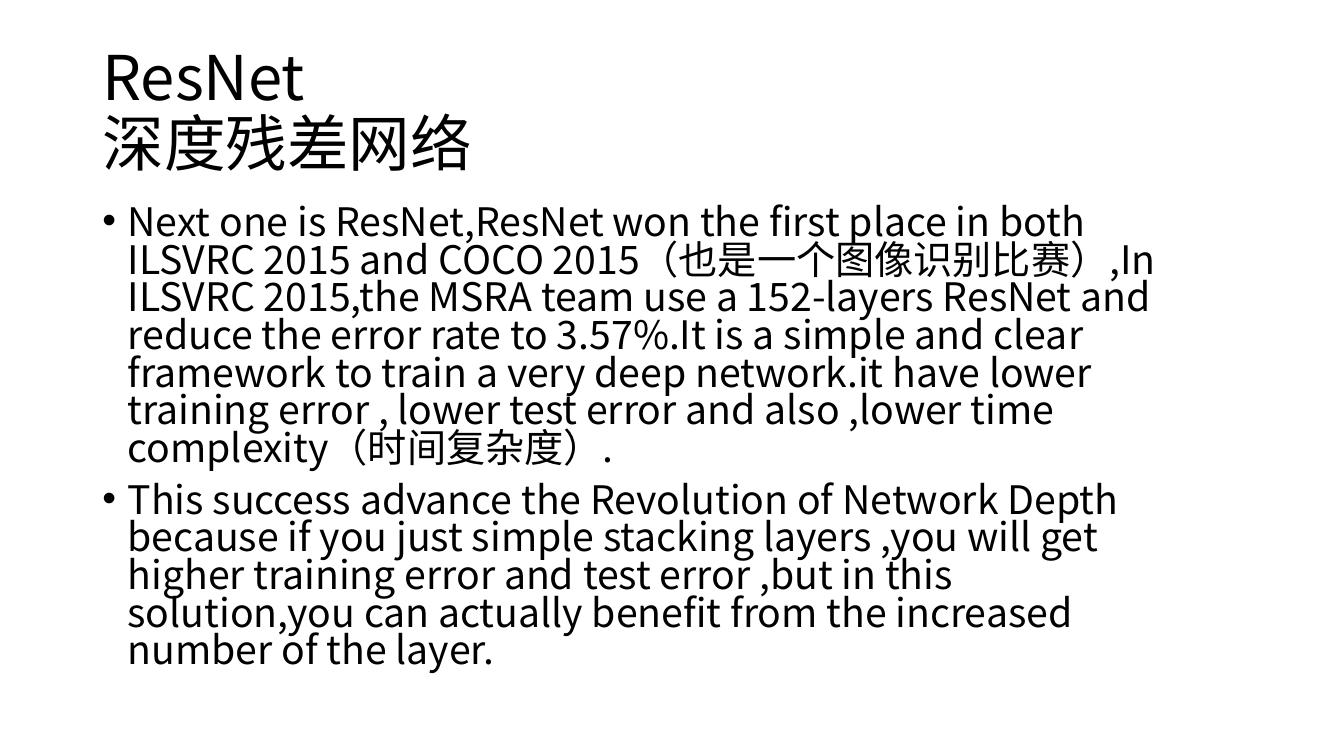
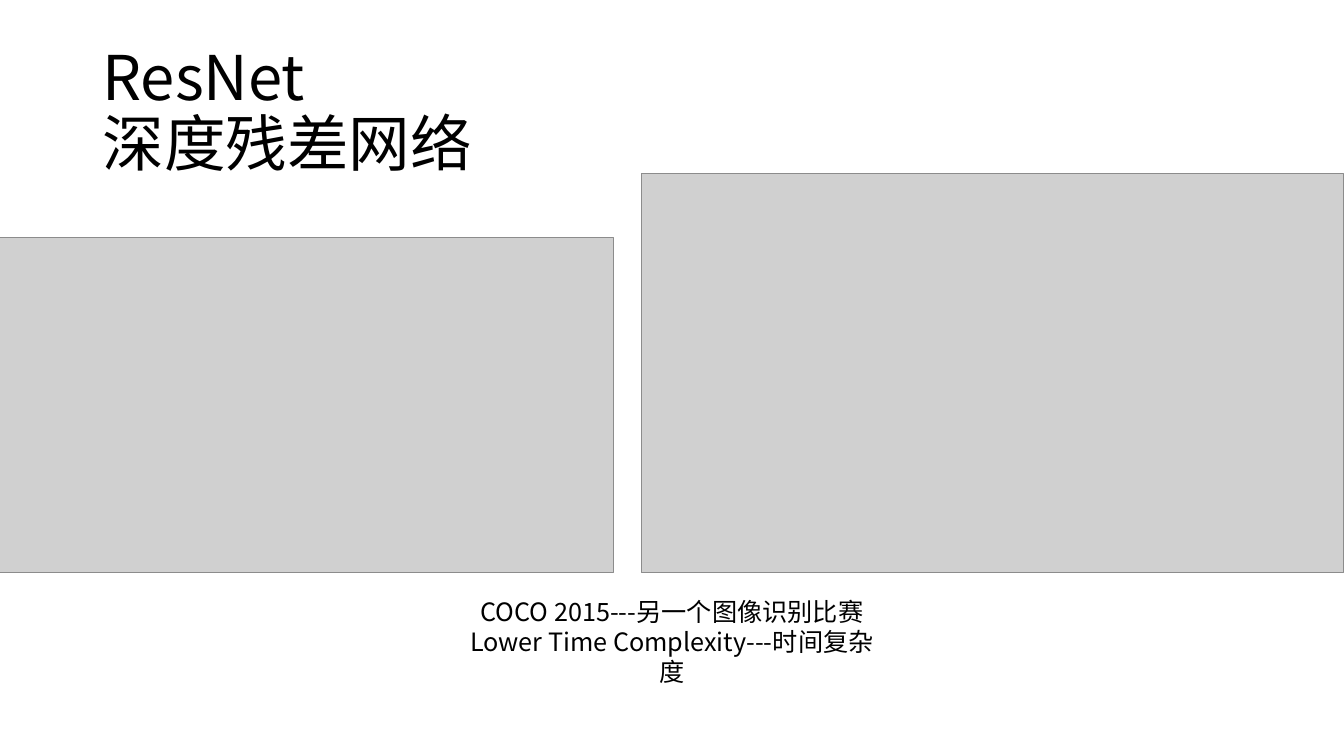
Before and after one commit to maxfff9797/MyNote, a slide deck: slide 2 of pre_fff.pptx (slide 4 before the commit). Drawn at 1344x756 pixels with LibreOffice and Linux fonts; fonts in the diff are those of the drawing; grey boxes stand for pictures. Boxes give left, top, right and bottom in pixels: in the first picture for what was removed or moved away, otherwise in the second. Text is boxed around its words. In the diff, an @@ line names an element or a change of style, - is before the commit and + after.

Commit message:
ppt update-0822-1929

```diff
--- a/pre_fff.pptx
+++ b/pre_fff.pptx
@@ picture added at [641,173,1344,573] @@
@@ text removed at [128,204,1156,673] @@
-• Next one is ResNet,ResNet won the first place in both ILSVRC 2015 and COCO 2015（也是一个图像识别比赛）,In ILSVRC 2015,the MSRA team use a 152-layers ResNet and reduce the error rate to 3.57%.It is a simple and clear framework to train a very deep network.it have lower training error , lower test error and also ,lower time complexity（时间复杂度）.
-• This success advance the Revolution of Network Depth because if you just simple stacking layers ,you will get higher training error and test error ,but in this solution,you can actually benefit from the increased number of the layer.
@@ picture added at [0,238,613,574] @@
@@ text added at [470,599,873,683], 18 pt, text #000000 @@
+COCO 2015---另一个图像识别比赛
+Lower Time Complexity---时间复杂度
```
Also in this commit, not shown: 1 other slide changed, 1 slide added, 3 slides removed.
